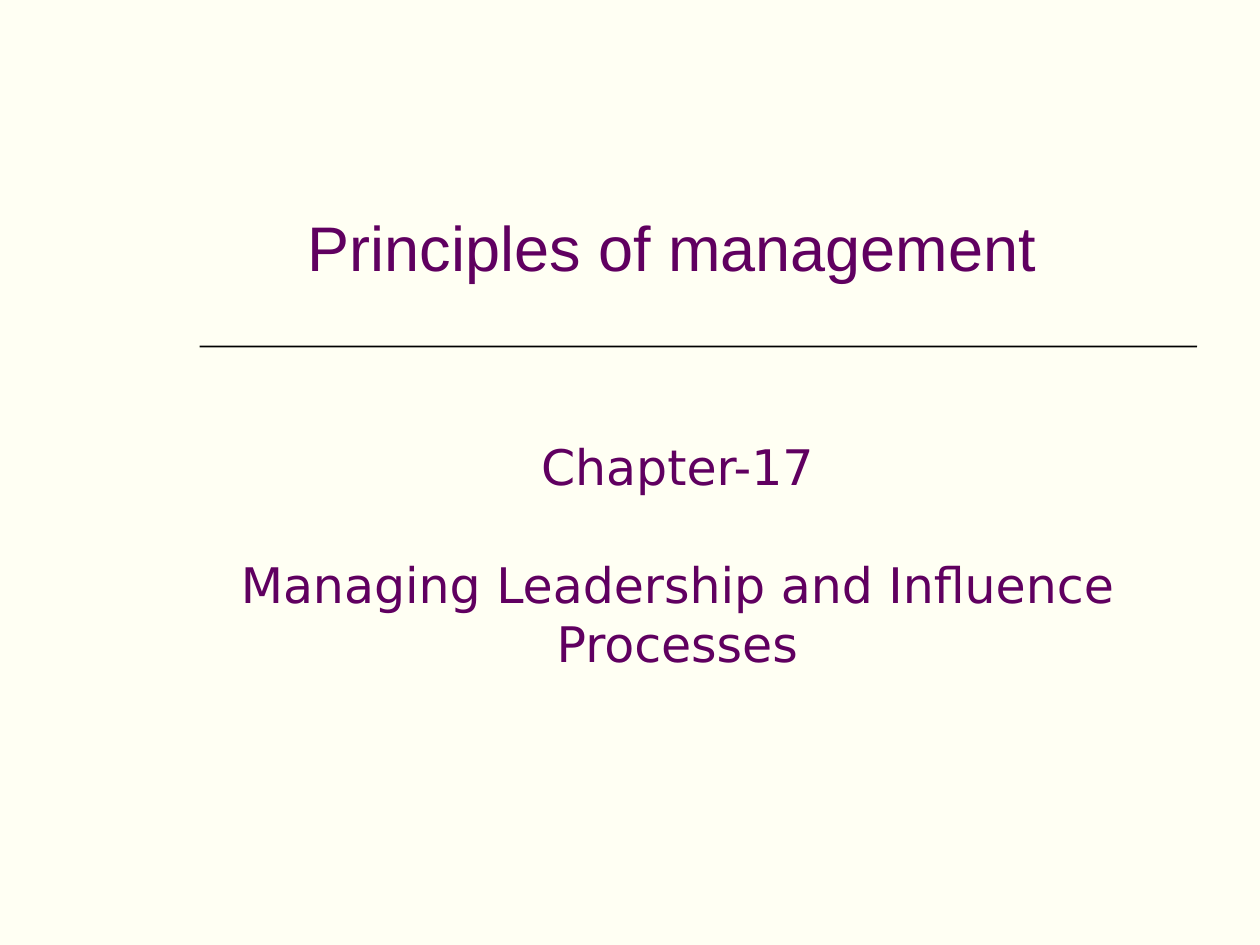
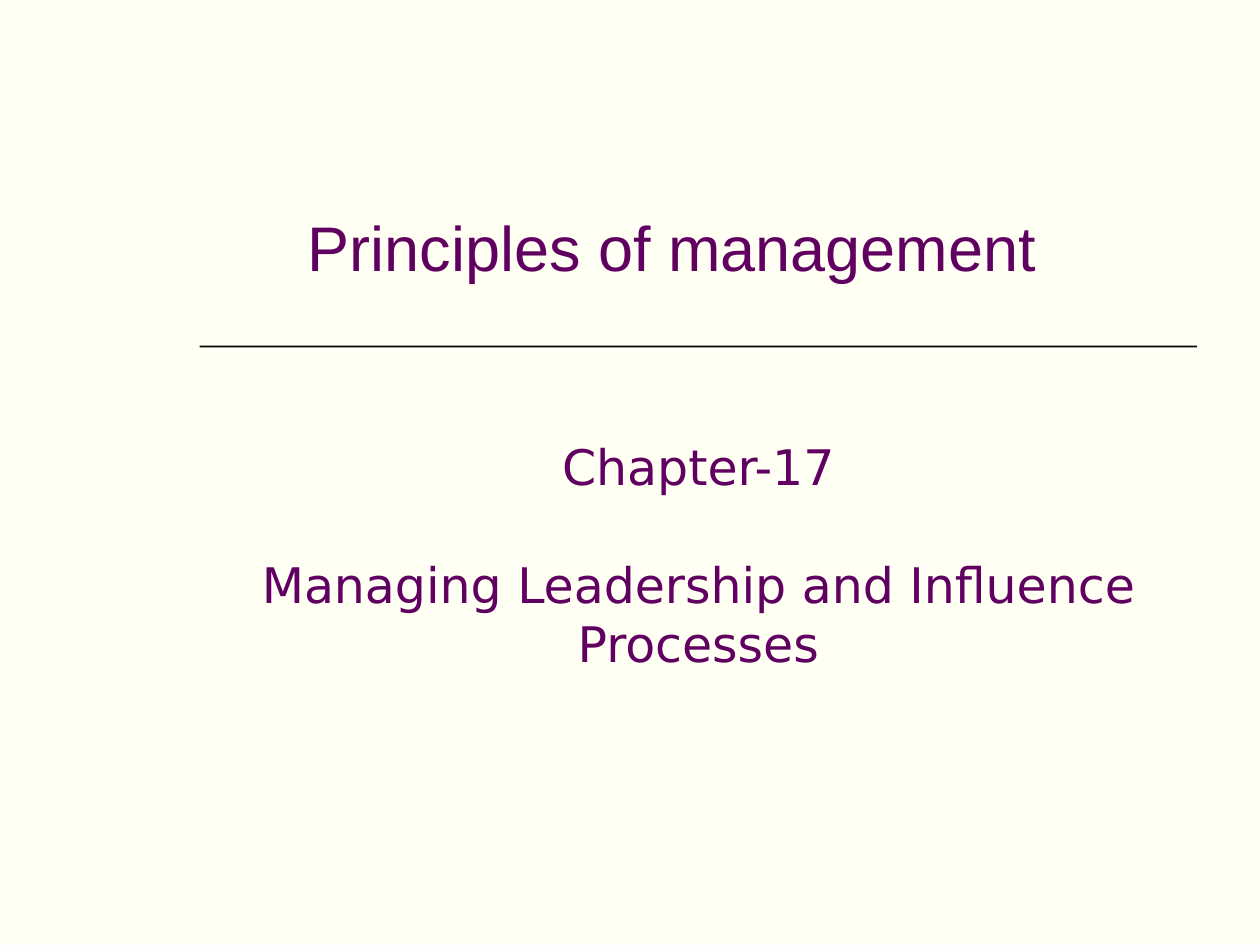
Before and after one commit to AbdullahRFA/3_2_ALL_Resources, a slide deck: slide 1 of Management & Accounting /Management/Chapter-17 (MGT) (Short).ppt. Drawn at 1260x945 pixels with LibreOffice and Linux fonts; fonts in the diff are those of the drawing. Boxes give left, top, right and bottom in pixels: in the first picture for what was removed or moved away, otherwise in the second. Text is boxed around its words. In the diff, an @@ line names an element or a change of style, - is before the commit and + after.

Commit message:
added management and accounting elements

```diff
--- a/Management & Accounting /Management/Chapter-17 (MGT) (Short).ppt
+++ b/Management & Accounting /Management/Chapter-17 (MGT) (Short).ppt
@@ text "Chapter-17": place and size @@
-text "Chapter-17" at (241, 447, 1113, 663)
+text "Chapter-17" at (262, 447, 1134, 663)
```
Also in this commit, not shown: 1 other slide changed, 1 slide added, 3 slides removed, 7 other files.
